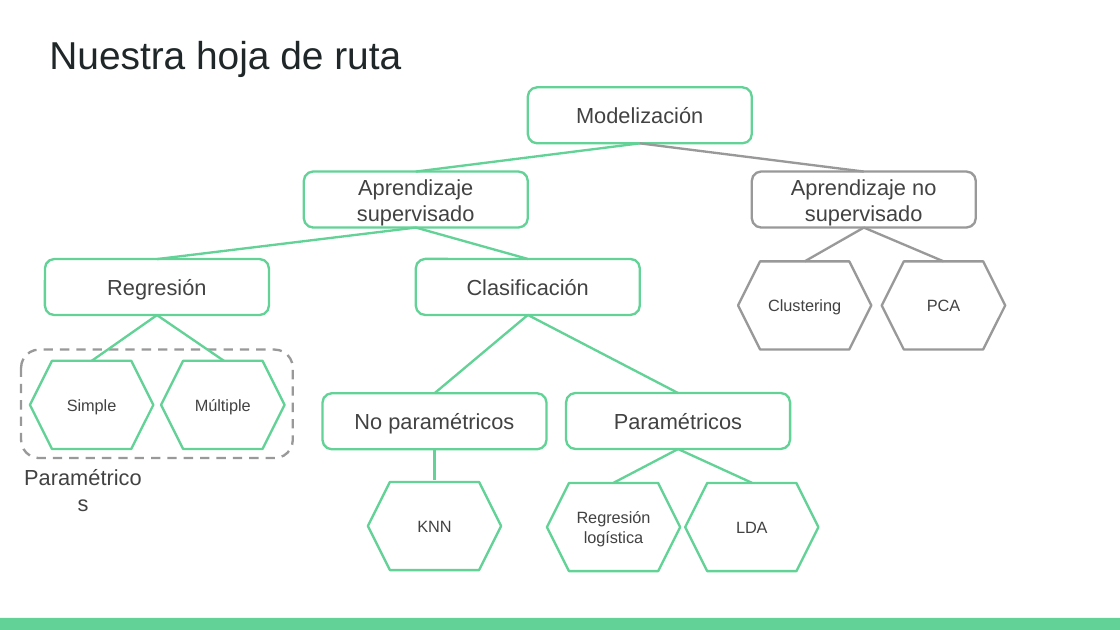
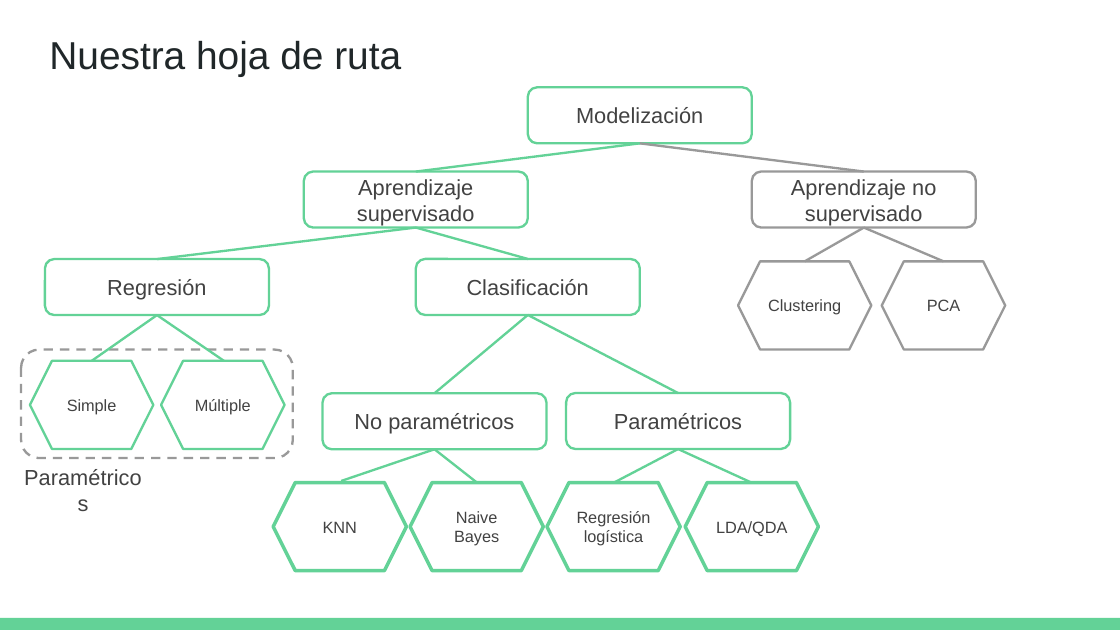
Before and after one commit to DCSCyHD/2023_modulo_3, a slide deck: slide 49 of clase1/teorica_1.pptx. Drawn at 1120x630 pixels with LibreOffice and Linux fonts; fonts in the diff are those of the drawing. Boxes give left, top, right and bottom in pixels: in the first picture for what was removed or moved away, otherwise in the second. Text is boxed around its words. In the diff, an @@ line names an element or a change of style, - is before the commit and + after.

Commit message:
corrijo hoja de ruta, sumo a Santiago

```diff
--- a/clase1/teorica_1.pptx
+++ b/clase1/teorica_1.pptx
@@ line added from (435, 449) to (342, 480), #63D297 1.5 pt @@
@@ line moved from (435, 449) - (435, 480) to (435, 449) - (477, 483) @@
@@ hexagon "KNN": place and size @@
-hexagon "KNN" at (367, 482, 501, 570)
+hexagon "KNN" at (273, 483, 407, 571)
@@ hexagon added at (410, 483, 543, 571), outline #63D297 2.25 pt, 10.5 pt, text #424242 @@
+Naive Bayes
@@ outline #63D297 1.5 pt to #63D297 2.25 pt in 3 elements at (547, 483, 680, 571), (273, 483, 407, 571), (685, 483, 819, 571) @@
@@ text in hexagon at (716, 521, 787, 536): text changed @@
-LDA
+LDA/QDA
```
Also in this commit, not shown: 15 other slides changed.
